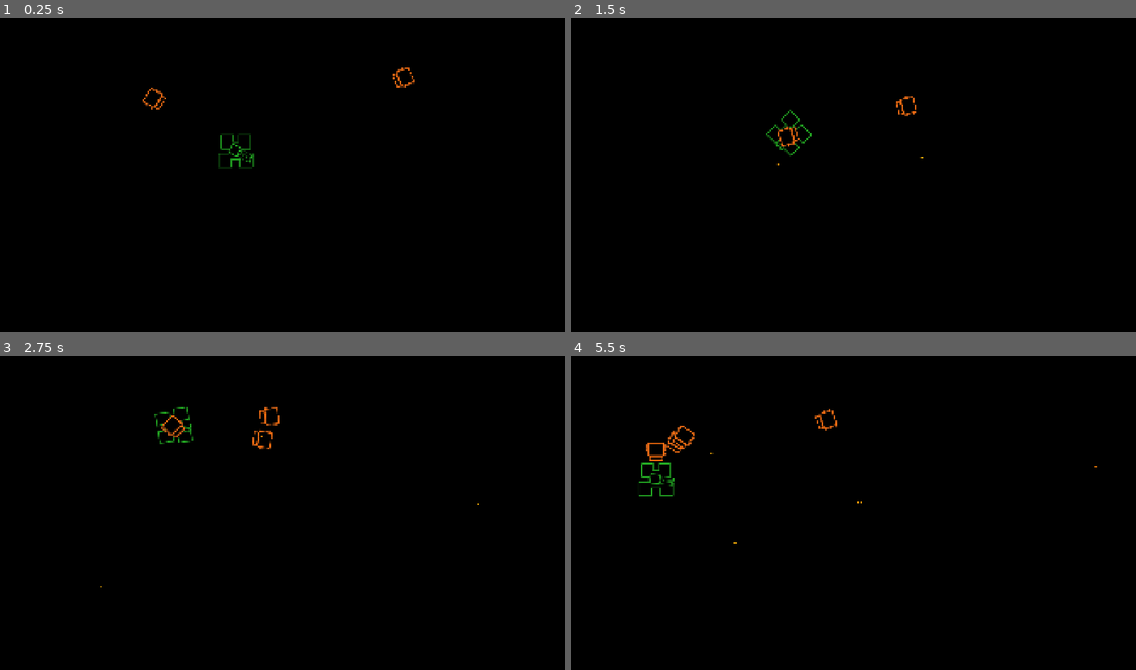
Above: before the commit, frames 1-4 (two rows, left to right).
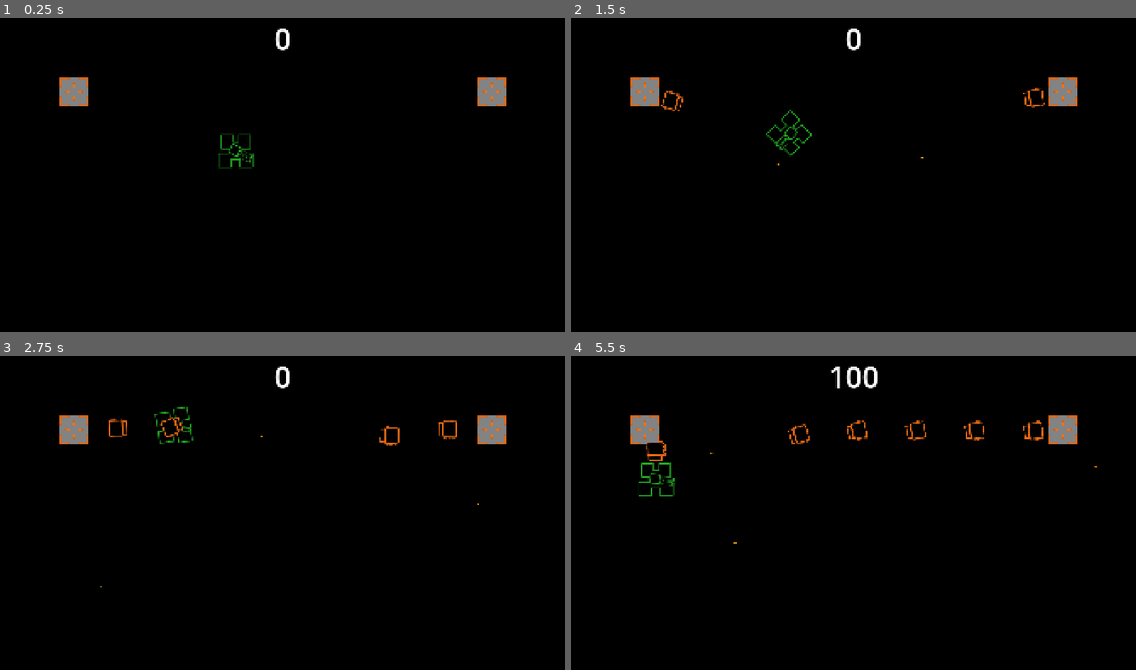
Above: after the commit, the same moments.

Repository: wlotter/godot-vector-tank
Game: Godot game, scene res://example.tscn
Same seed, same stepped clock (60 frames per second), same inputs: the game is played once before the commit and once after it. Before the commit the project has no main scene; this scene is started directly in both runs.
Inputs (mouse positions are in pixels of both pictures, inside the frame that each line leads up to):
- Up to frame 1 (0.25 s): no input
- Up to frame 2 (1.5 s): move the mouse to (977, 162) at 0.52 s; hold D 0.53-1.28 s; click (977, 162) at 0.6 s; move the mouse to (740, 193) at 1.27 s; hold S from 1.28 s (still down); click (740, 193) at 1.35 s
- Up to frame 3 (2.75 s): move the mouse to (339, 443) at 2.02 s; release S at 2.03 s; hold D from 2.03 s (still down); click (339, 443) at 2.1 s
- Up to frame 4 (5.5 s): move the mouse to (825, 578) at 2.77 s; release D at 2.78 s; hold W 2.78-3.53 s; click (825, 578) at 2.85 s; move the mouse to (1023, 563) at 3.52 s; hold A 3.53-5.03 s; click (1023, 563) at 3.6 s; move the mouse to (684, 465) at 4.27 s; click (684, 465) at 4.35 s; move the mouse to (881, 516) at 5.02 s; hold S from 5.03 s (still down); click (881, 516) at 5.1 s

The runs differ from the first frame. In frame 1, 1.2% of the frame differs, in the area x 10-90%, y 3-30%; in frame 2, 1.4%; in frame 3, 1.6%; in frame 4, 1.9%, in the area x 10-90%, y 3-47%.

Commit message:
add enemy spawner

Diff:
--- a/example.gd
+++ b/example.gd
@@ -2,13 +2,16 @@
 
 @export var bullet_scene: PackedScene
 
-var basic_enemy_scene = preload("res://enemy.tscn")
+var basic_enemy_scene = preload("res://scenes/enemies/enemy.tscn")
 
 var bullet_speed = 400 # should be elsewhere really
 
+var score = 0
+
 # Called when the node enters the scene tree for the first time.
 func _ready() -> void:
-	$EnemySpawnTimer.start()
+	pass
+	#$EnemySpawnTimer.start()
 
 
 # Called every frame. 'delta' is the elapsed time since the previous frame.
@@ -32,11 +35,11 @@
 		bullet.position = $Tank.position + shot_spawn_offset / 2
 		bullet.linear_velocity = shot_velocity
 
-		pass
+
+func _on_enemy_spawner_spawned(enemy: Node2D) -> void:
+	enemy.killed.connect(_on_enemy_killed) # Rep
 
 
-func _on_enemy_spawn_timer_timeout() -> void:
-	var enemy = basic_enemy_scene.instantiate()
-	enemy.position = $EnemySpawn.position
-
-	add_child(enemy)
+func _on_enemy_killed(kill_score):
+	score += kill_score
+	$HUD.set_score(score)
--- a/example.tscn
+++ b/example.tscn
@@ -1,9 +1,10 @@
-[gd_scene load_steps=5 format=3 uid="uid://3ikl7ryb3a36"]
+[gd_scene load_steps=6 format=3 uid="uid://3ikl7ryb3a36"]
 
 [ext_resource type="Script" uid="uid://b0v6hvmikp60t" path="res://example.gd" id="1_8lvy3"]
 [ext_resource type="PackedScene" uid="uid://dupeim4n8n1au" path="res://tank.tscn" id="1_n51mc"]
-[ext_resource type="PackedScene" uid="uid://c27cywm3ysmjc" path="res://enemy.tscn" id="2_8lvy3"]
 [ext_resource type="PackedScene" uid="uid://0xf7m8mu2lp3" path="res://player_bullet.tscn" id="2_wcwec"]
+[ext_resource type="PackedScene" uid="uid://chthuualahqxu" path="res://scenes/enemies/enemy_spawner.tscn" id="3_ei00m"]
+[ext_resource type="PackedScene" uid="uid://d0wg2j6y5d4x1" path="res://hud.tscn" id="5_ei00m"]
 
 [node name="Example" type="Node2D"]
 script = ExtResource("1_8lvy3")
@@ -14,22 +15,17 @@
 offset_bottom = 1080.0
 color = Color(0, 0, 0, 1)
 
+[node name="EnemySpawner" parent="." instance=ExtResource("3_ei00m")]
+position = Vector2(250, 250)
+
+[node name="EnemySpawner2" parent="." instance=ExtResource("3_ei00m")]
+position = Vector2(1670, 250)
+
 [node name="Tank" parent="." instance=ExtResource("1_n51mc")]
 position = Vector2(936, 528)
 rotation = -1.5708
 
-[node name="Enemy" parent="." instance=ExtResource("2_8lvy3")]
-position = Vector2(482, 249)
-rotation = 1.5708
+[node name="HUD" parent="." instance=ExtResource("5_ei00m")]
 
-[node name="Enemy2" parent="." instance=ExtResource("2_8lvy3")]
-position = Vector2(1414, 182)
-rotation = 1.5708
-
-[node name="EnemySpawn" type="Marker2D" parent="."]
-position = Vector2(960, 200)
-
-[node name="EnemySpawnTimer" type="Timer" parent="."]
-wait_time = 2.5
-
-[connection signal="timeout" from="EnemySpawnTimer" to="." method="_on_enemy_spawn_timer_timeout"]
+[connection signal="spawned" from="EnemySpawner" to="." method="_on_enemy_spawner_spawned"]
+[connection signal="spawned" from="EnemySpawner2" to="." method="_on_enemy_spawner_spawned"]
--- /dev/null
+++ b/hud.gd
@@ -0,0 +1,14 @@
+extends Control
+
+
+# Called when the node enters the scene tree for the first time.
+func _ready() -> void:
+	pass # Replace with function body.
+
+
+# Called every frame. 'delta' is the elapsed time since the previous frame.
+func _process(delta: float) -> void:
+	pass
+
+func set_score(score):
+	$CanvasLayer/Label.text = str(score)
--- /dev/null
+++ b/hud.tscn
@@ -0,0 +1,23 @@
+[gd_scene load_steps=2 format=3 uid="uid://d0wg2j6y5d4x1"]
+
+[ext_resource type="Script" uid="uid://bhr4fxfk7ww36" path="res://hud.gd" id="1_fyqef"]
+
+[node name="HUD" type="Control"]
+layout_mode = 3
+anchors_preset = 15
+anchor_right = 1.0
+anchor_bottom = 1.0
+grow_horizontal = 2
+grow_vertical = 2
+script = ExtResource("1_fyqef")
+
+[node name="CanvasLayer" type="CanvasLayer" parent="."]
+
+[node name="Label" type="Label" parent="CanvasLayer"]
+anchors_preset = 10
+anchor_right = 1.0
+offset_bottom = 137.0
+grow_horizontal = 2
+theme_override_font_sizes/font_size = 100
+text = "0"
+horizontal_alignment = 1
--- a/player_bullet.tscn
+++ b/player_bullet.tscn
@@ -7,6 +7,7 @@
 size = Vector2(12, 6)
 
 [node name="PlayerBullet" type="RigidBody2D"]
+collision_mask = 0
 gravity_scale = 0.0
 script = ExtResource("1_oxuh6")
 metadata/_edit_group_ = true
--- a/project.godot
+++ b/project.godot
@@ -11,6 +11,7 @@
 [application]
 
 config/name="vector-tank"
+run/main_scene="uid://3ikl7ryb3a36"
 config/features=PackedStringArray("4.4", "Forward Plus")
 config/icon="res://icon.svg"
 
--- a/enemy.gd
+++ b/scenes/enemies/enemy.gd
@@ -1,7 +1,10 @@
 extends Area2D
 
+var kill_score = 100
 var speed = 200
 var target_position = null
+
+signal killed(score)
 
 # Called when the node enters the scene tree for the first time.
 func _ready() -> void:
@@ -20,3 +23,9 @@
 
 func set_target_position(pos: Vector2):
 	target_position = pos
+
+
+func _on_body_entered(body: Node2D) -> void:
+	queue_free()
+	body.queue_free()
+	killed.emit(kill_score)
--- a/enemy.tscn
+++ b/scenes/enemies/enemy.tscn
@@ -1,6 +1,6 @@
 [gd_scene load_steps=4 format=3 uid="uid://c27cywm3ysmjc"]
 
-[ext_resource type="Script" uid="uid://bm0cywxx5ld7c" path="res://enemy.gd" id="1_4gyqm"]
+[ext_resource type="Script" uid="uid://bm0cywxx5ld7c" path="res://scenes/enemies/enemy.gd" id="1_4gyqm"]
 [ext_resource type="Texture2D" uid="uid://dmxkpd411q3dh" path="res://assets/enemy-truck.png" id="1_7k104"]
 
 [sub_resource type="RectangleShape2D" id="RectangleShape2D_7k104"]
@@ -16,3 +16,5 @@
 
 [node name="CollisionShape2D" type="CollisionShape2D" parent="."]
 shape = SubResource("RectangleShape2D_7k104")
+
+[connection signal="body_entered" from="." to="." method="_on_body_entered"]
--- /dev/null
+++ b/scenes/enemies/enemy_spawner.gd
@@ -0,0 +1,23 @@
+extends Node2D
+
+@export var enemy_scene: PackedScene
+
+signal spawned(enemy: Node2D)
+
+# Called when the node enters the scene tree for the first time.
+func _ready() -> void:
+	pass # Replace with function body.
+
+
+# Called every frame. 'delta' is the elapsed time since the previous frame.
+func _process(delta: float) -> void:
+	pass
+
+
+func _on_spawn_timer_timeout() -> void:
+	var enemy = enemy_scene.instantiate()
+	enemy.position = position
+
+	get_tree().root.add_child(enemy)
+
+	spawned.emit(enemy)
--- /dev/null
+++ b/scenes/enemies/enemy_spawner.tscn
@@ -0,0 +1,19 @@
+[gd_scene load_steps=4 format=3 uid="uid://chthuualahqxu"]
+
+[ext_resource type="Script" uid="uid://dvun0n32dxd08" path="res://scenes/enemies/enemy_spawner.gd" id="1_lmrsb"]
+[ext_resource type="Texture2D" uid="uid://dfreo4dy43rio" path="res://assets/enemy-spawner.png" id="1_nsgdp"]
+[ext_resource type="PackedScene" uid="uid://c27cywm3ysmjc" path="res://scenes/enemies/enemy.tscn" id="2_pyd4i"]
+
+[node name="EnemySpawner" type="Node2D"]
+script = ExtResource("1_lmrsb")
+enemy_scene = ExtResource("2_pyd4i")
+metadata/_edit_group_ = true
+
+[node name="Sprite2D" type="Sprite2D" parent="."]
+scale = Vector2(2, 2)
+texture = ExtResource("1_nsgdp")
+
+[node name="SpawnTimer" type="Timer" parent="."]
+autostart = true
+
+[connection signal="timeout" from="SpawnTimer" to="." method="_on_spawn_timer_timeout"]
Binary file added: assets/enemy-spawner.aseprite
Binary file added: assets/enemy-spawner.png
Not shown, added: assets/enemy-spawner.png.import
Not shown, added: hud.gd.uid
Renamed: enemy.gd.uid -> scenes/enemies/enemy.gd.uid
Not shown, added: scenes/enemies/enemy_spawner.gd.uid
